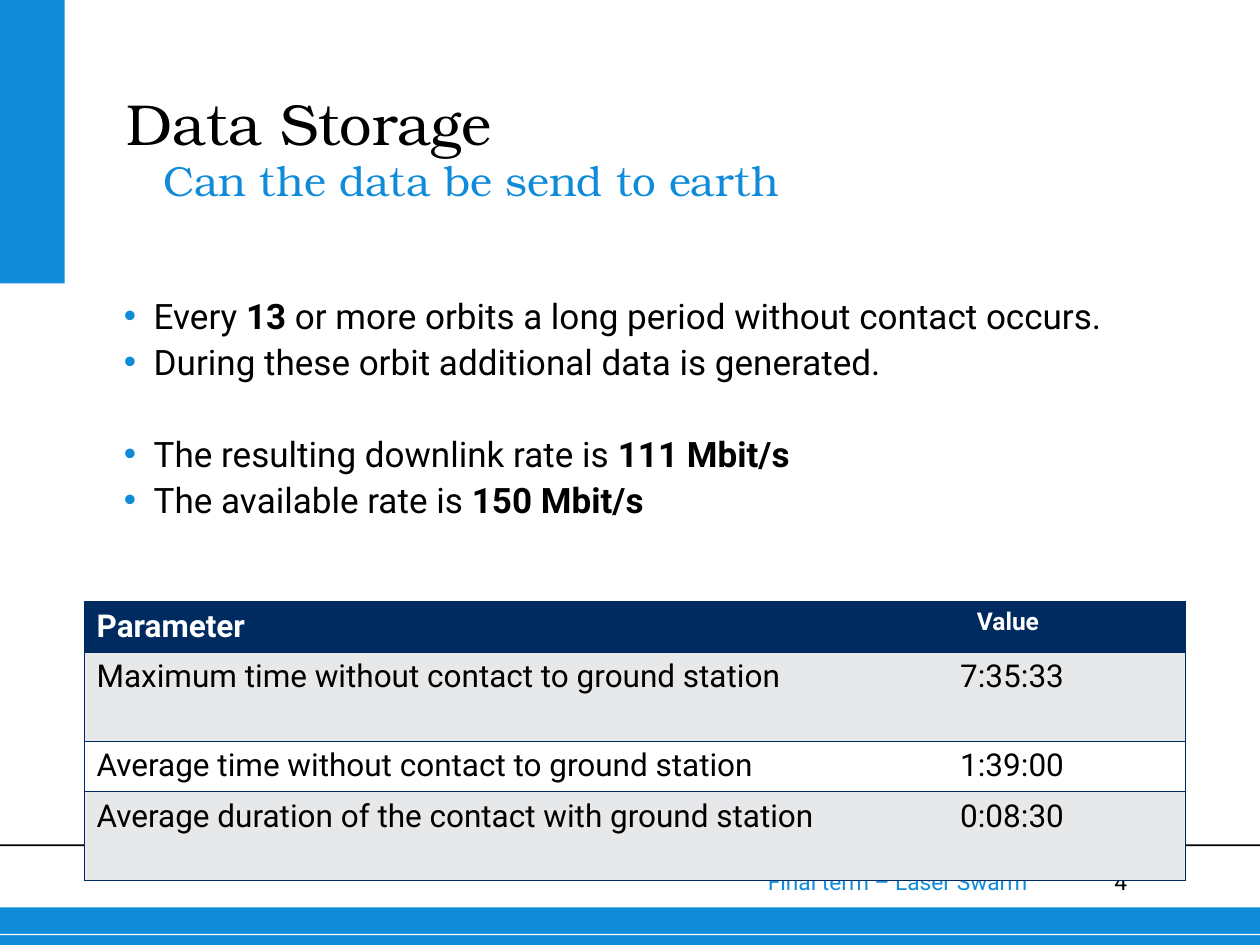
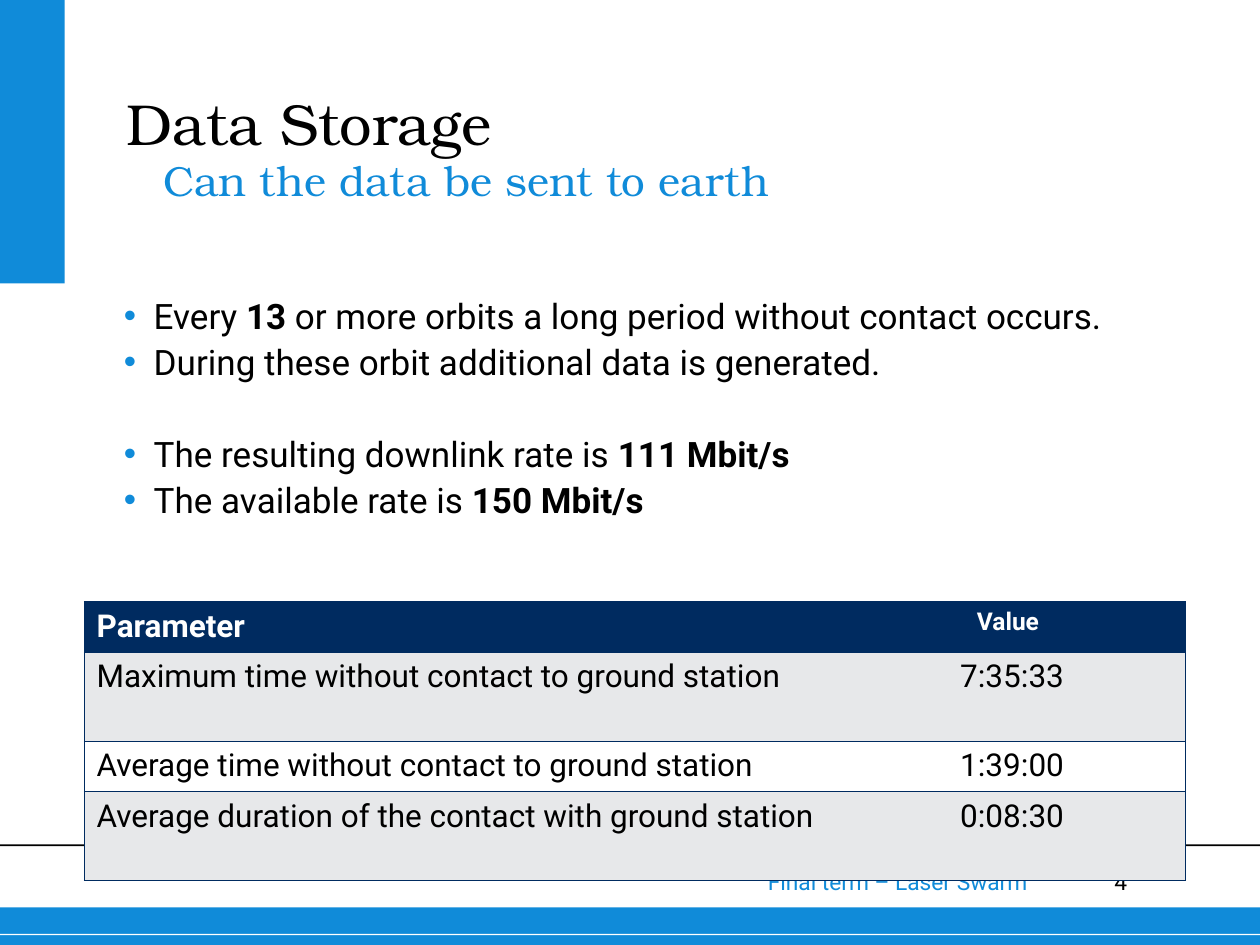
Before and after one commit to thewisenerd/laser-swarm, a slide deck: slide 4 of finalPresentation/subsections/Data Storage.ppt. Drawn at 1260x945 pixels with LibreOffice and Linux fonts; fonts in the diff are those of the drawing; background and template pictures are left out. Boxes give left, top, right and bottom in pixels: in the first picture for what was removed or moved away, otherwise in the second. Text is boxed around its words. In the diff, an @@ line names an element or a change of style, - is before the commit and + after.

```diff
--- a/finalPresentation/subsections/Data Storage.ppt
+++ b/finalPresentation/subsections/Data Storage.ppt
@@ text at bbox=[163, 156, 769, 197]: text changed @@
-Can the data be send to earth
+Can the data be sent to earth
```
Also in this commit, not shown: 4 other slides changed.
